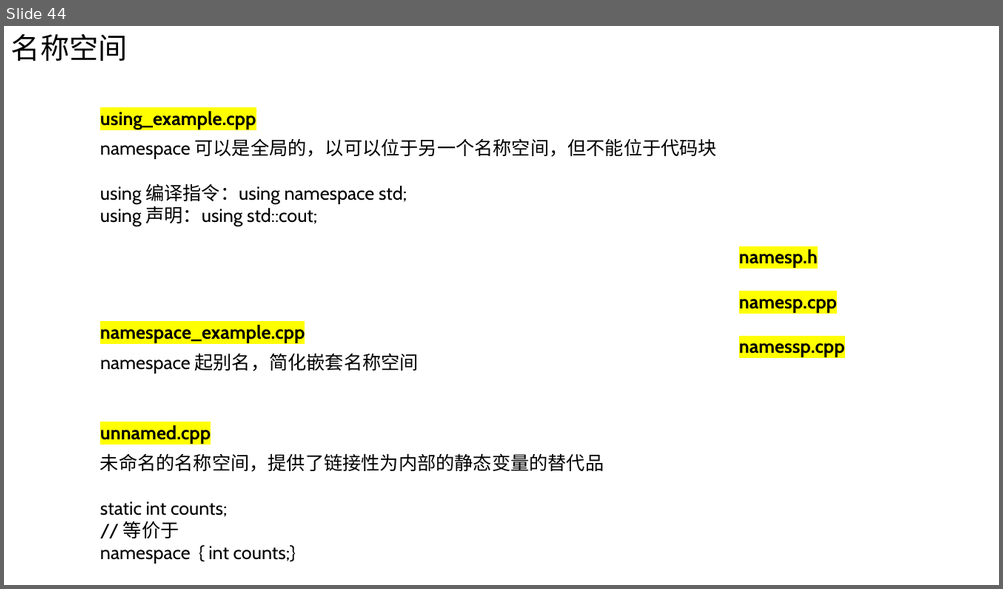
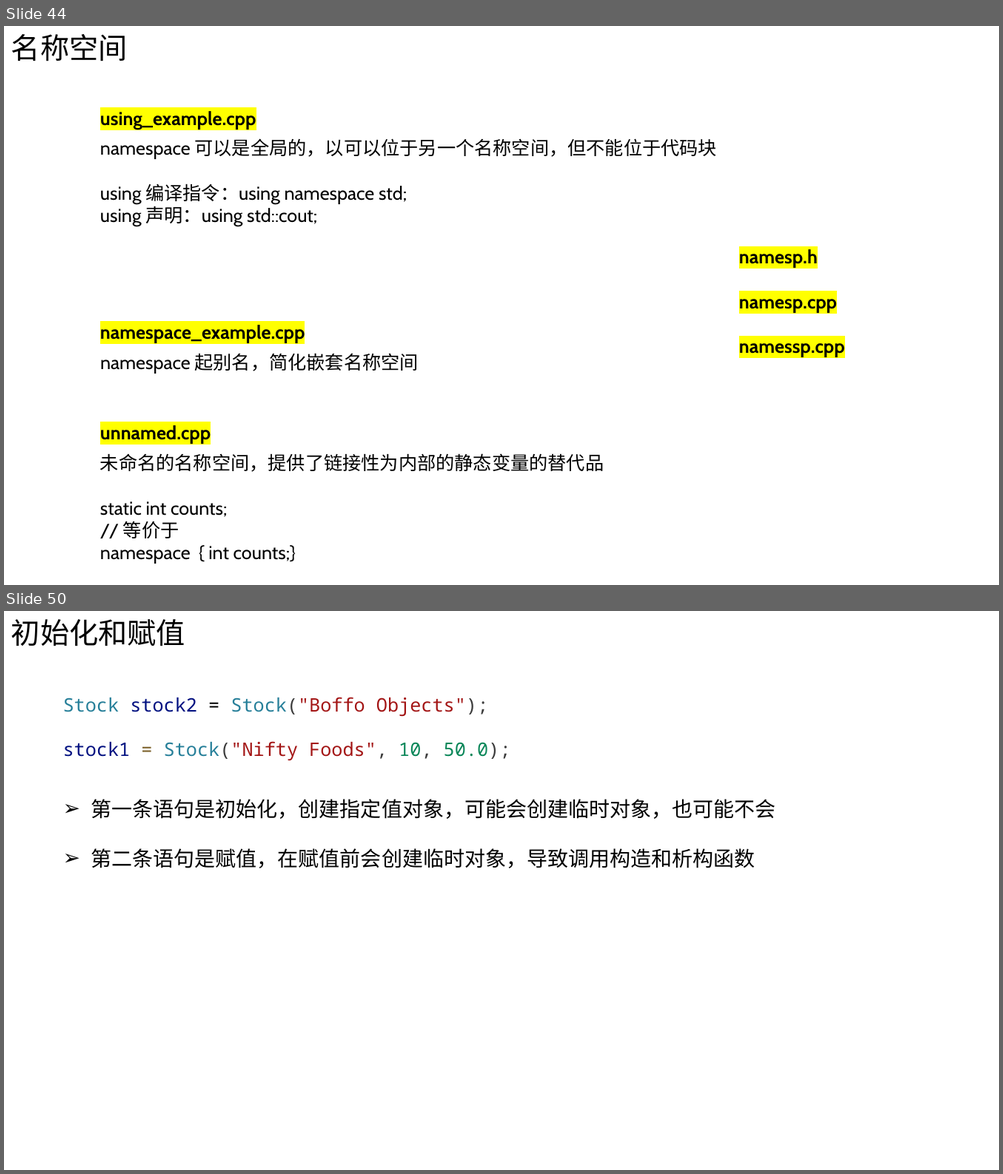
Before and after one commit to Chao200/CPP_Primer_Plus, a slide deck: C++ Primer Plus.pptx. Shown one above the other, each under a label of ours: slide 44 before the commit, slides 44 and 50 after it; the slides between them are not shown. The pictures are 1003x589 and 1003x1174 pixels, drawn with LibreOffice and Linux fonts; fonts in the diff are those of the drawing. Boxes give left, top, right and bottom in pixels: in the first picture for what was removed or moved away, otherwise in the second. Text is boxed around its words. In the diff, an @@ line names an element or a change of style, - is before the commit and + after.

```diff
--- a/C++ Primer Plus.pptx
+++ b/C++ Primer Plus.pptx
@@ slide 50 added at bbox=[4, 611, 999, 1170], background #FFFFFF @@
@@ text added at bbox=[11, 619, 185, 646], 28 pt, text #000000 @@
+初始化和赋值
@@ text added at bbox=[63, 697, 511, 760], 18 pt, text #A31515 @@
+Stock stock2 = Stock("Boffo Objects");
+stock1 = Stock("Nifty Foods", 10, 50.0);
@@ text added at bbox=[91, 799, 775, 869], 20 pt, text #000000 @@
+➢ 第一条语句是初始化，创建指定值对象，可能会创建临时对象，也可能不会
+➢ 第二条语句是赋值，在赋值前会创建临时对象，导致调用构造和析构函数
```
Also in this commit, not shown: 1 slide changed, 9 other slides added, 1 slide removed.
